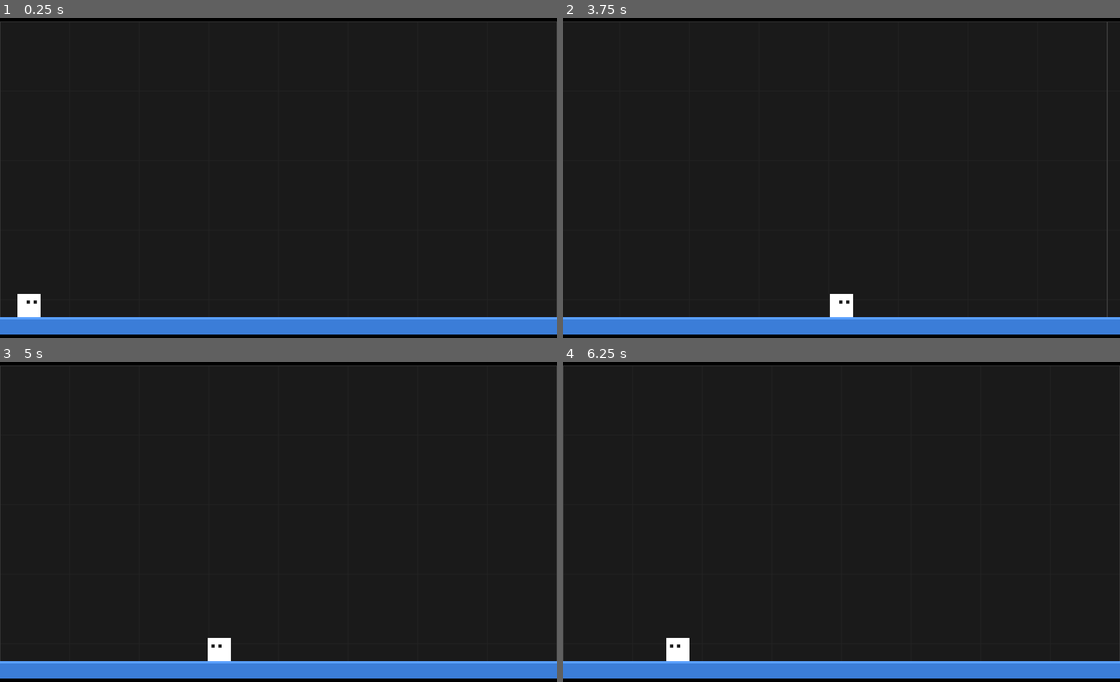
Above: before the commit, frames 1-4 (two rows, left to right).
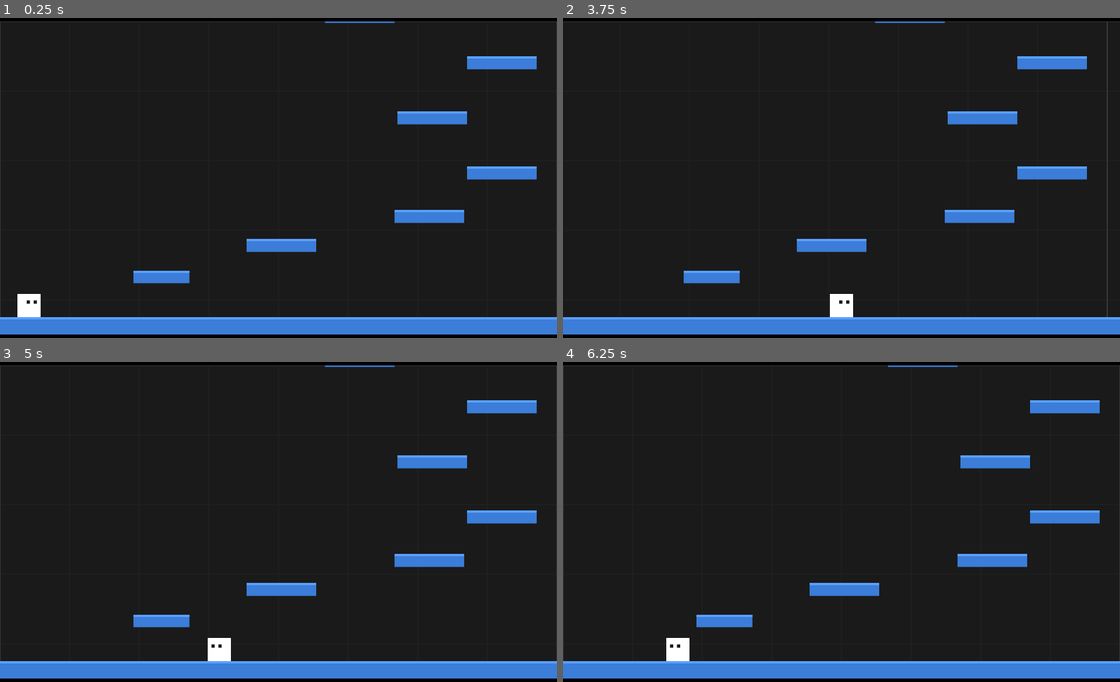
Above: after the commit, the same moments.

Repository: oleg-ryzhov/game-off-2026-shift
Game: browser game, page index.html
Same seed, same stepped clock (60 frames per second), same inputs: the game is played once before the commit and once after it.
Inputs:
- Up to frame 1 (0.25 s): no input
- Up to frame 2 (3.75 s): hold Right 1.03-2.28 s; hold Up 2.33-2.67 s; hold Right 2.72-3.72 s
- Up to frame 3 (5 s): hold Down 3.77-4.35 s; hold Left from 4.4 s (still down)
- Up to frame 4 (6.25 s): release Left at 5.9 s; hold Up from 5.95 s (still down)

The runs differ from the first frame. In frame 1, 3.1% of the frame differs, in the area x 23-97%, y 1-83%; in frame 2, 3.1%; in frame 3, 3.1%; in frame 4, 3.1%.

Commit message:
Update test level in gamesj

Diff:
--- a/game.js
+++ b/game.js
@@ -22,7 +22,17 @@
 const level = [
     {
         blocks: [
-            { x: 0, y: WORLD_HEIGHT - 60, width: WORLD_WIDTH, height: 60, rotation: 0 }
+            { x: 0, y: WORLD_HEIGHT - 60, width: WORLD_WIDTH, height: 60, rotation: 0 },
+            { x: 0, y: 5340, width: 9600, height: 60, rotation: 0 },
+            { x: 460, y: 5180, width: 193, height: 43, rotation: 0 },
+            { x: 850, y: 5070, width: 240, height: 45, rotation: 0 },
+            { x: 1360, y: 4970, width: 240, height: 45, rotation: 0 },
+            { x: 1610, y: 4820, width: 240, height: 45, rotation: 0 },
+            { x: 1370, y: 4630, width: 240, height: 45, rotation: 0 },
+            { x: 1610, y: 4440, width: 240, height: 45, rotation: 0 },
+            { x: 1120, y: 4280, width: 240, height: 45, rotation: 0 },
+            { x: 590, y: 4180, width: 240, height: 45, rotation: 0 },
+            { x: 70, y: 4130, width: 240, height: 45, rotation: 0 },
         ]
     }
 ];
